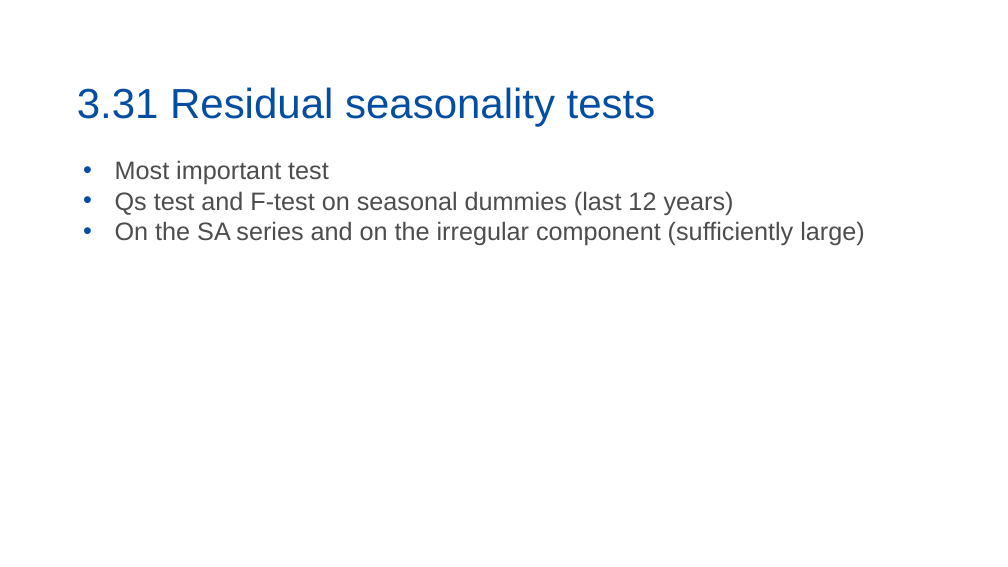
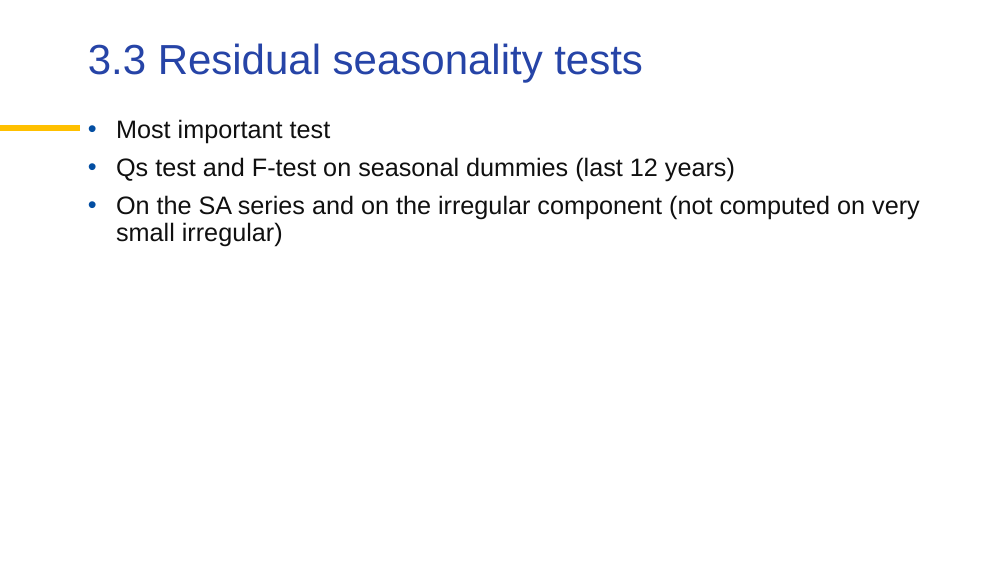
Before and after one commit to palatej/ESTP2026, a slide deck: slide 8 of 5.1 Quality.pptx. Drawn at 1008x567 pixels with LibreOffice and Linux fonts; fonts in the diff are those of the drawing; background and template pictures are left out. Boxes give left, top, right and bottom in pixels: in the first picture for what was removed or moved away, otherwise in the second. Text is boxed around its words. In the diff, an @@ line names an element or a change of style, - is before the commit and + after.

```diff
--- a/5.1 Quality.pptx
+++ b/5.1 Quality.pptx
@@ title "3.3 Residual seasonality tests" at [88,43,643,82]: vertical alignment bottom to top @@
@@ title at [88,43,643,82]: text changed; text colour #034EA2 to #2644A7 @@
-3.31 Residual seasonality tests
+3.3 Residual seasonality tests
@@ text "Most important test": place and size @@
-text "Most important test" at [115,160,864,246]
+text "Most important test" at [116,119,920,247]
@@ text at [116,119,735,182]: text colour #4D4D4D to #101010 in "Most important test", "Qs test and F-test on seasonal dummies ..."; indent changed; line spacing 1 to 0.9; more space between paragraphs @@
@@ line added from (0, 129) to (80, 129), #FFC000 6 pt @@
@@ text at [116,195,920,247]: text changed; text colour #4D4D4D to #101010 @@
-• On the SA series and on the irregular component (sufficiently large)
+• On the SA series and on the irregular component (not computed on very small irregular)
```
Also in this commit, not shown: 9 other slides changed, 1 slide removed, 3 other files.
